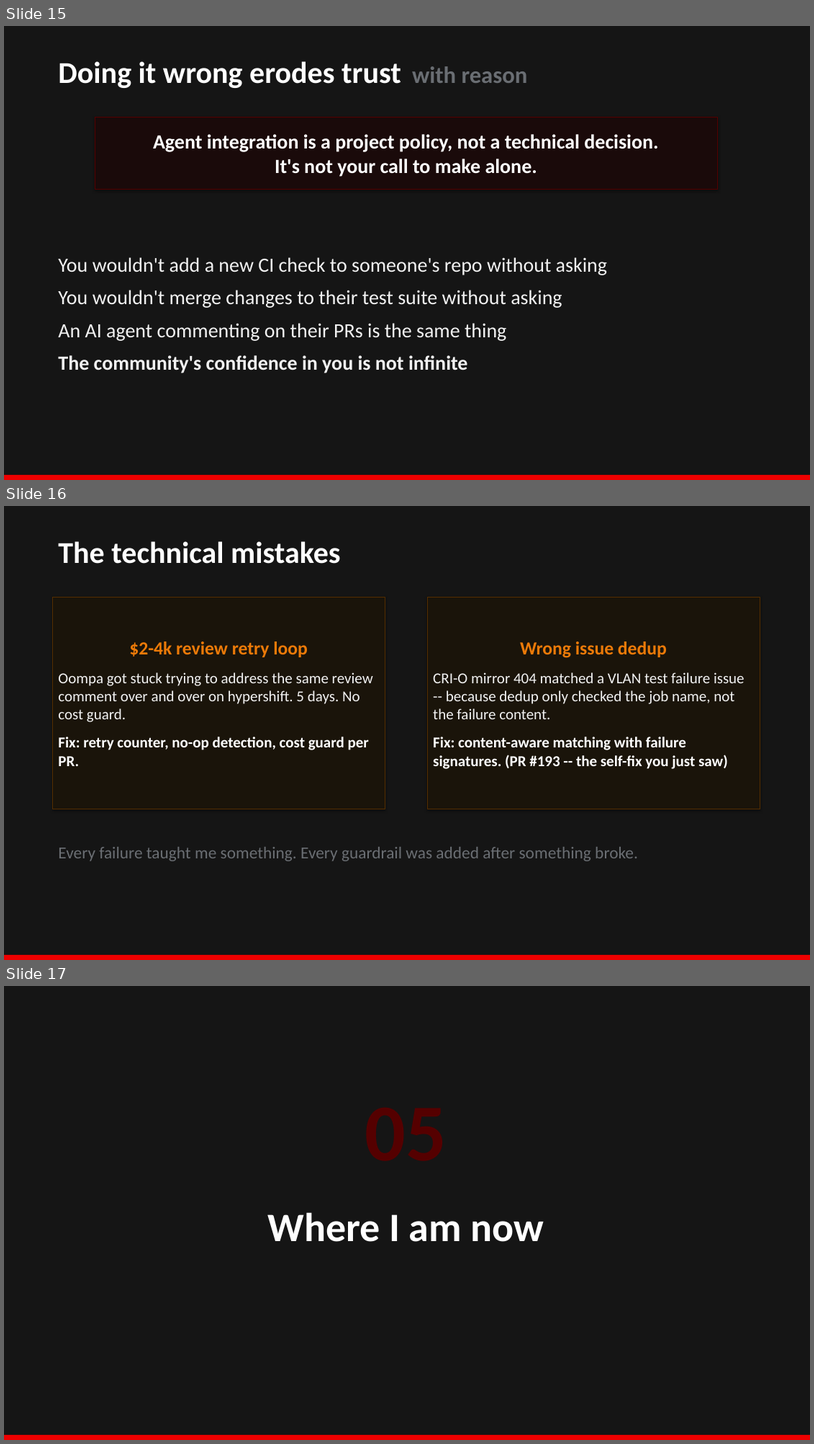
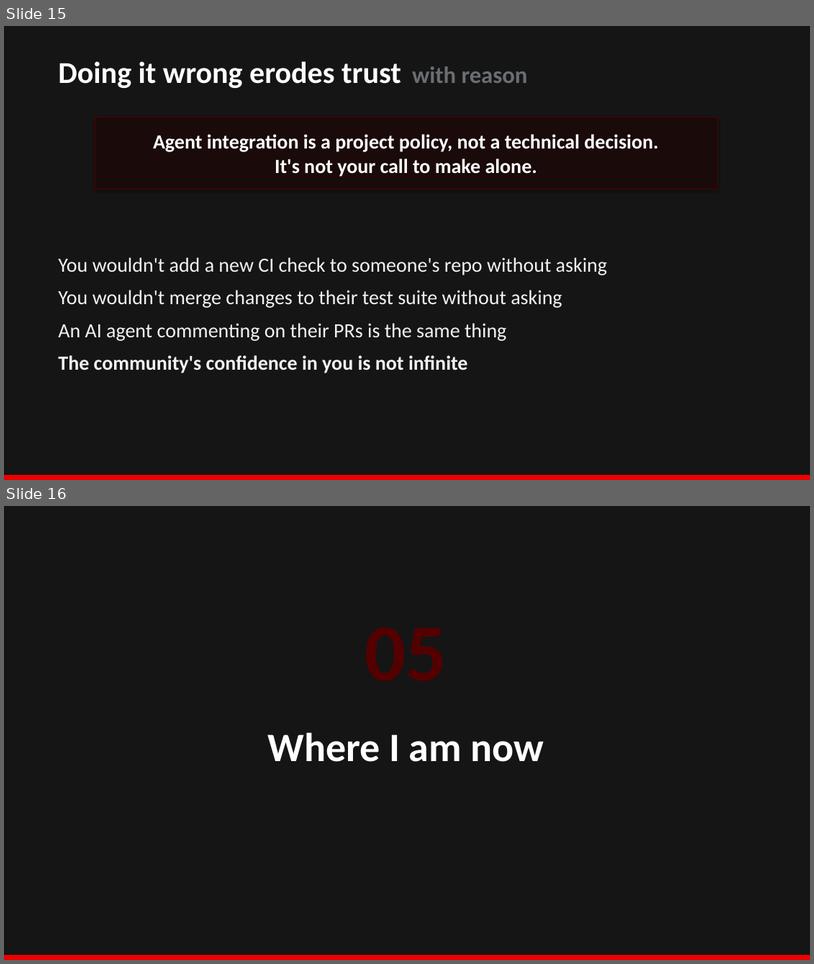
Before and after one commit to qinqon/oompa, a slide deck: docs/oompa-presentation.pptx. Shown one above the other, each under a label of ours: slides 15, 16 and 17 before the commit, slides 15 and 16 after it. The pictures are 814x1444 and 814x964 pixels, drawn with LibreOffice and Linux fonts; fonts in the diff are those of the drawing. Boxes give left, top, right and bottom in pixels: in the first picture for what was removed or moved away, otherwise in the second. Text is boxed around its words. In the diff, an @@ line names an element or a change of style, - is before the commit and + after.

Commit message:
docs: remove cost references and war stories slide from presentation

```diff
--- a/docs/oompa-presentation.pptx
+++ b/docs/oompa-presentation.pptx
@@ slide 16 removed at [4,506,810,960], background #151515 @@
@@ text removed at [58,541,340,564] @@
-The technical mistakes
@@ rectangle removed at [52,597,385,808] @@
-$2-4k review retry loop
-Oompa got stuck trying to address the same review comment over and over on hypershift. 5 days. No cost guard.
-Fix: retry counter, no-op detection, cost guard per PR.
@@ rectangle removed at [427,597,760,808] @@
-Wrong issue dedup
-CRI-O mirror 404 matched a VLAN test failure issue -- because dedup only checked the job name, not the failure content.
-Fix: content-aware matching with failure signatures. (PR #193 -- the self-fix you just saw)
@@ text removed at [58,847,638,861] @@
-Every failure taught me something. Every guardrail was added after something broke.
@@ rectangle removed at [4,955,810,960] @@
@@ what was slide 17 is now slide 16 @@
```
Also in this commit, not shown: 1 slide changed.
